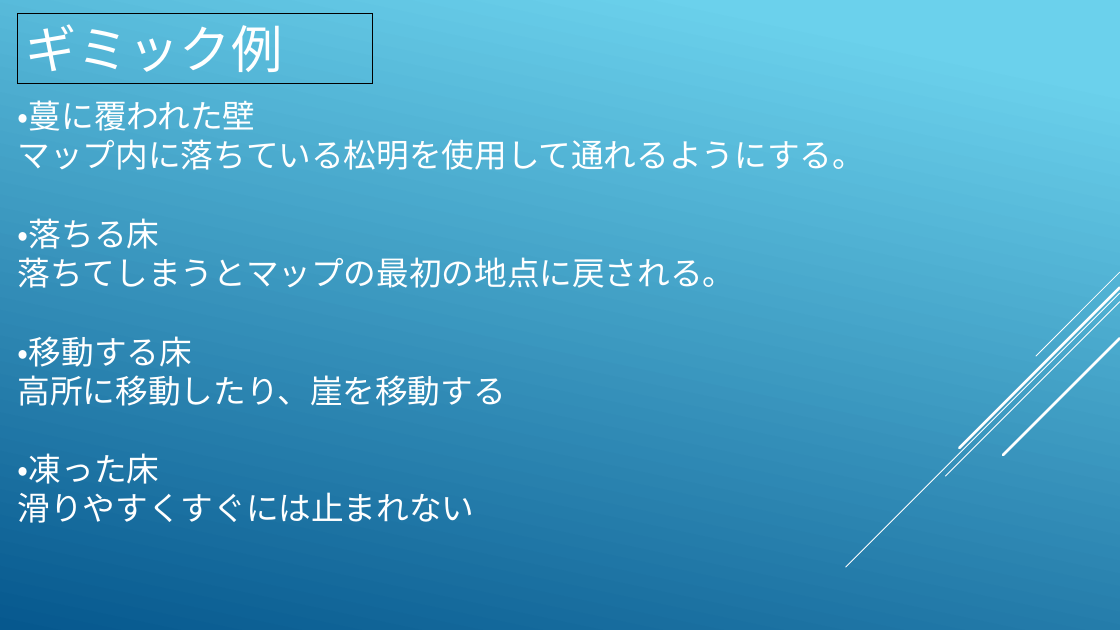
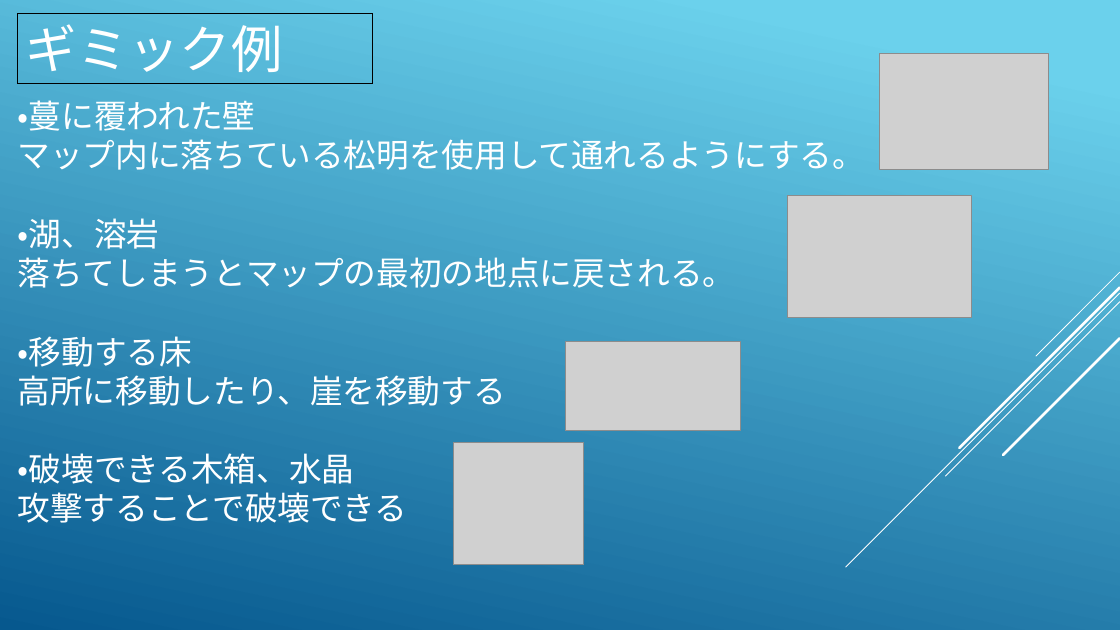
Before and after one commit to KawanoTakumi/2B-Team, a slide deck: slide 4 of Back To Home.pptx. Drawn at 1120x630 pixels with LibreOffice and Linux fonts; fonts in the diff are those of the drawing; grey boxes stand for pictures. Boxes give left, top, right and bottom in pixels: in the first picture for what was removed or moved away, otherwise in the second. Text is boxed around its words. In the diff, an @@ line names an element or a change of style, - is before the commit and + after.

```diff
--- a/Back To Home.pptx
+++ b/Back To Home.pptx
@@ picture added at [880, 53, 1049, 170] @@
@@ picture added at [787, 195, 972, 317] @@
@@ text at [18, 218, 160, 249]: text changed @@
-・落ちる床
+・湖、溶岩
@@ picture added at [565, 341, 740, 431] @@
@@ picture added at [454, 443, 585, 565] @@
@@ text at [18, 453, 408, 523]: text changed @@
-・凍った床
-滑りやすくすぐには止まれない
+・破壊できる木箱、水晶
+攻撃することで破壊できる
```
Also in this commit, not shown: 3 other slides changed, 13 other files.
